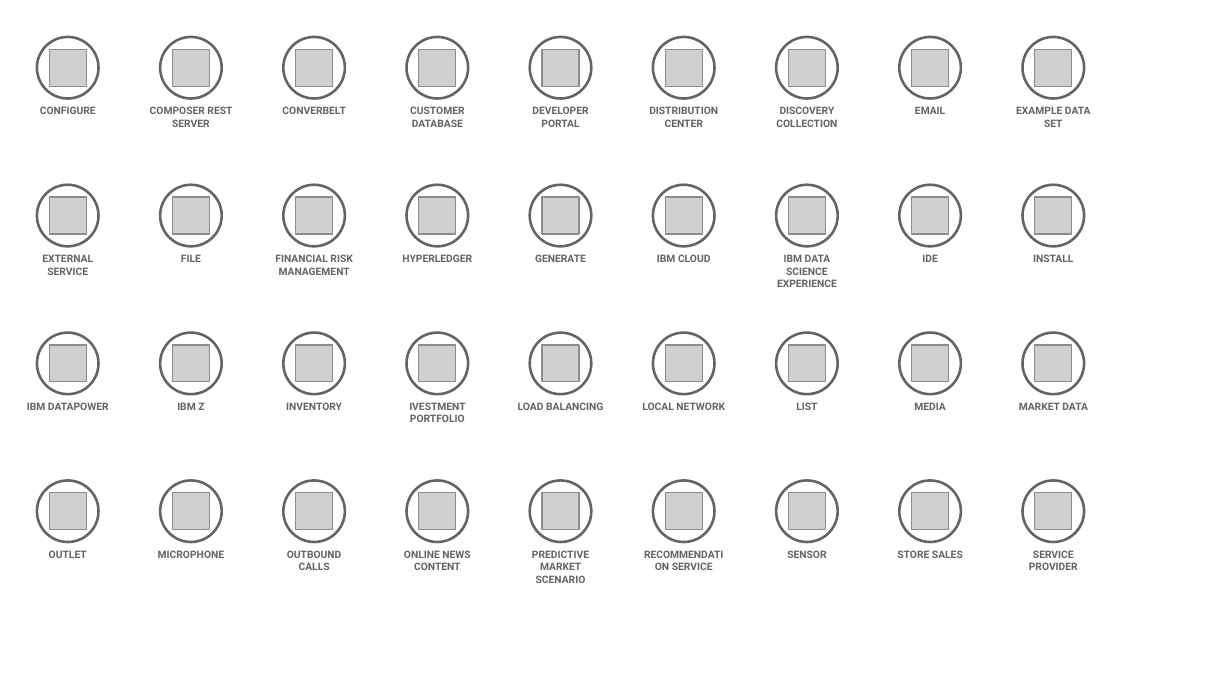
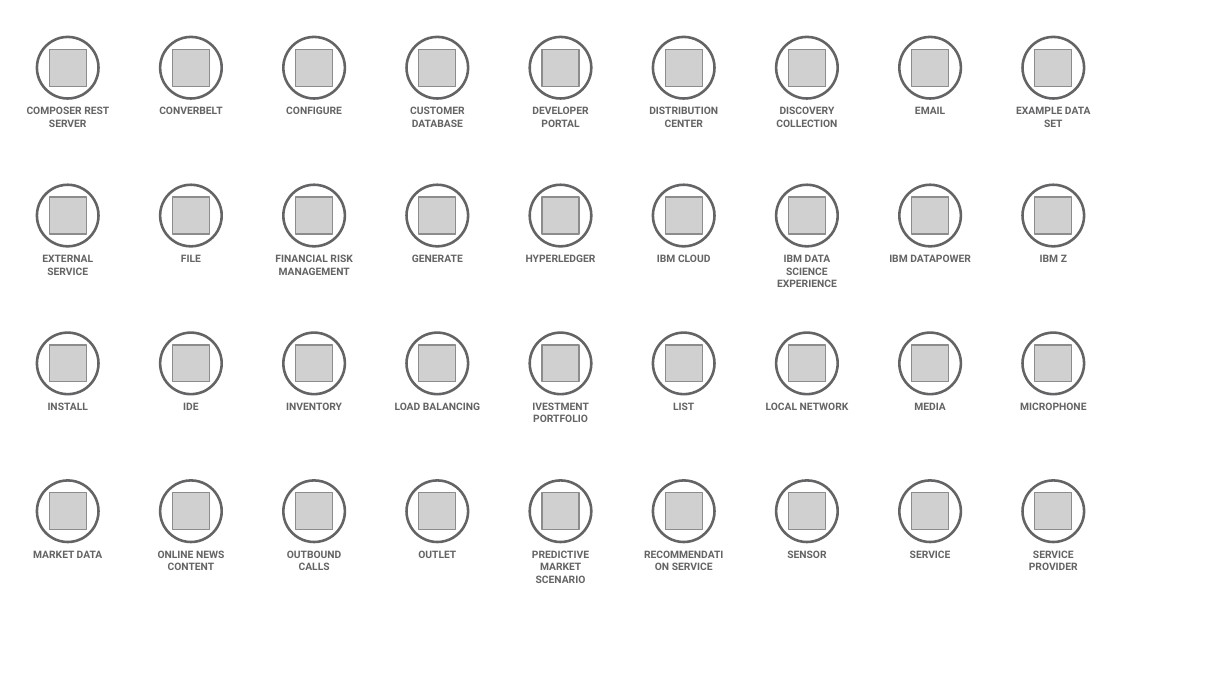
Before and after one commit to l2fprod/myarchitecture, a slide deck: slide 11 of mycatalog-architecture-diagram-template.pptx. Drawn at 1232x693 pixels with LibreOffice and Linux fonts; fonts in the diff are those of the drawing; grey boxes stand for pictures. Boxes give left, top, right and bottom in pixels: in the first picture for what was removed or moved away, otherwise in the second. Text is boxed around its words. In the diff, an @@ line names an element or a change of style, - is before the commit and + after.

```diff
--- a/mycatalog-architecture-diagram-template.pptx
+++ b/mycatalog-architecture-diagram-template.pptx
@@ 5 texts: place and size @@
-5 texts at bbox=[150, 106, 817, 410]
+5 texts at bbox=[27, 106, 694, 410]
@@ text "CONFIGURE": place and size @@
-text "CONFIGURE" at bbox=[40, 106, 96, 114]
+text "CONFIGURE" at bbox=[286, 106, 342, 114]
@@ text at bbox=[889, 254, 971, 262]: text changed @@
-IDE
+IBM DATAPOWER
@@ text at bbox=[1040, 254, 1067, 262]: text changed @@
-INSTALL
+IBM Z
@@ text at bbox=[48, 402, 88, 410]: text changed @@
-IBM DATAPOWER
+INSTALL
@@ text at bbox=[183, 403, 198, 410]: text changed @@
-IBM Z
+IDE
@@ 3 texts: place and size @@
-3 texts at bbox=[402, 254, 725, 422]
+3 texts at bbox=[526, 254, 849, 422]
@@ text at bbox=[1020, 402, 1086, 410]: text changed @@
-MARKET DATA
+MICROPHONE
@@ text at bbox=[33, 550, 103, 558]: text changed @@
-OUTLET
+MARKET DATA
@@ text at bbox=[158, 550, 224, 570]: text changed @@
-MICROPHONE
+ONLINE NEWS CONTENT
@@ text at bbox=[418, 550, 456, 558]: text changed @@
-ONLINE NEWS CONTENT
+OUTLET
@@ text at bbox=[910, 550, 951, 558]: text changed @@
-STORE SALES
+SERVICE
```
Also in this commit, not shown: 13 other slides changed, 1 slide added, 1 slide removed.
